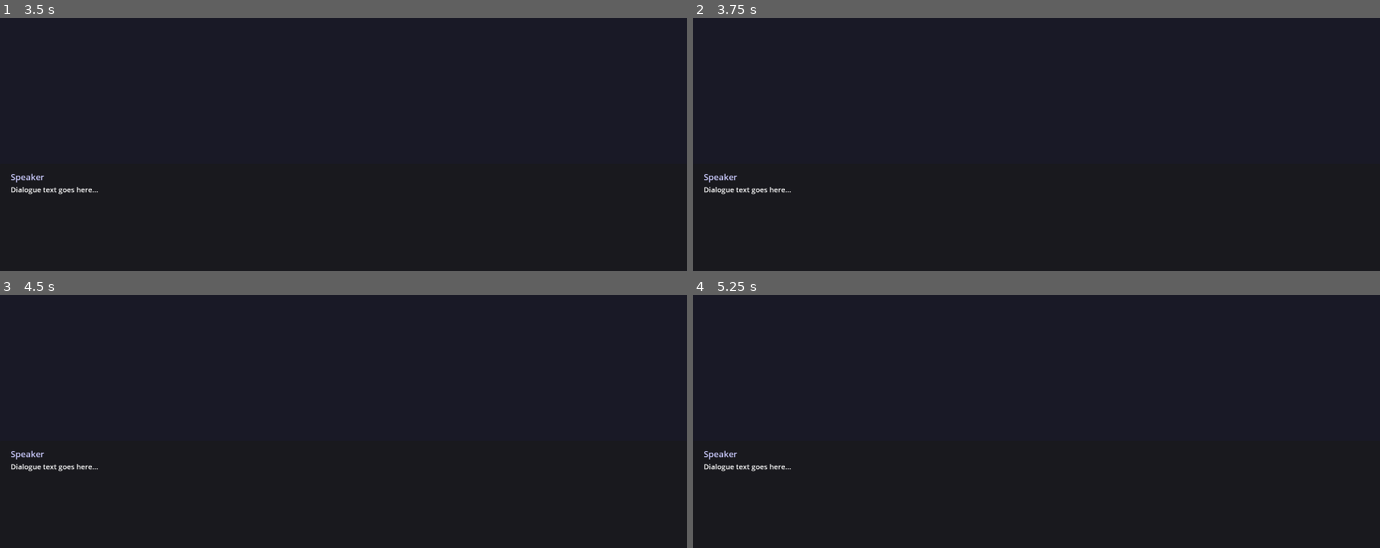
Above: before the commit, frames 1-4 (two rows, left to right).
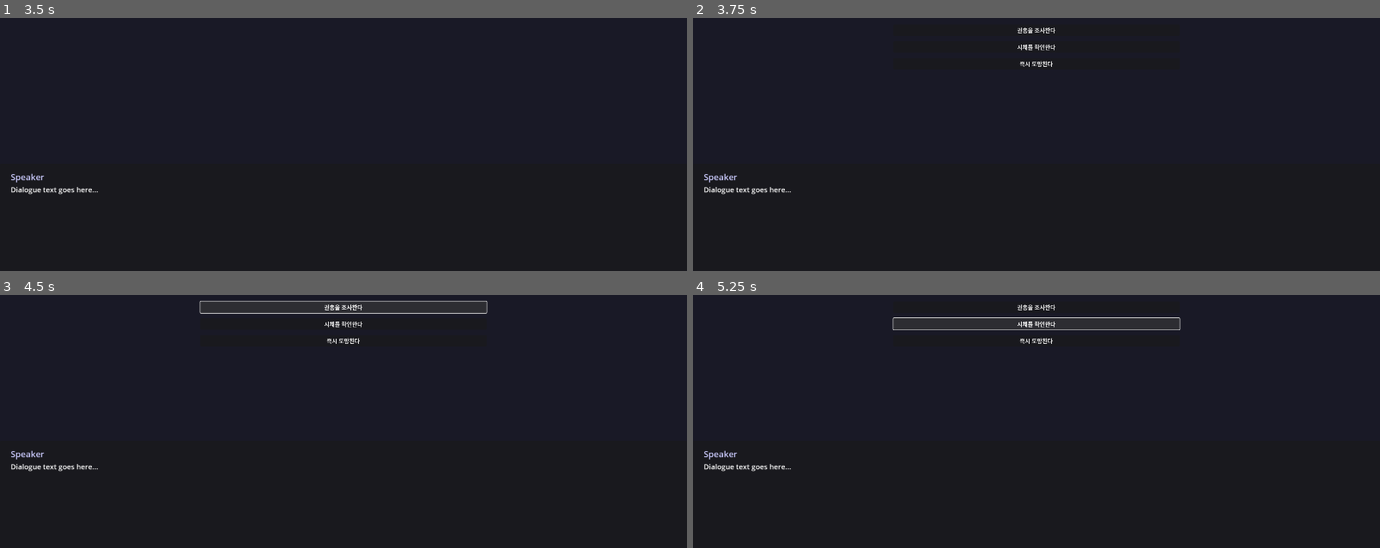
Above: after the commit, the same moments.

Repository: jaykop/memory-fragments
Game: Godot game, scene res://scenes/Main.tscn
Two runs of this game, one before a commit and one after it. Both use one fixed random seed, a clock stepped at 60 frames per second and the inputs below.
Inputs (mouse positions are in pixels of both pictures, inside the frame that each line leads up to):
- Up to frame 1 (3.5 s): tap Enter at 0.5, 0.6, 1.35, 2, 2.1, 2.85 s; tap Space at 0.77, 1.25, 1.52, 2.75, 3.02 s
- Up to frame 2 (3.75 s): tap Enter at 3.5, 3.6 s
- Up to frame 3 (4.5 s): tap Space at 3.77 s; click (343, 307) at 4.25 s, where only the run after the commit has a clickable "권총을 조사한다"
- Up to frame 4 (5.25 s): click (1036, 322) at 5 s, where only the run after the commit has a clickable "시체를 확인한다"

Frame 1 is identical in both runs. In frame 2, 0.2% of the frame differs, in the area x 47-53%, y 3-20%; in frame 3, 0.8%, in the area x 29-71%, y 2-20%; in frame 4, 0.5%.
Error before the commit: Parse Error: Identifier "GameManager" not declared in the current scope. (res://scripts/dialogue/DialogueSystem.gd:130)
Error after the commit: Invalid assignment of property or key 'visible_characters' with value of type 'int' on a base object of type 'null instance'. (res://scripts/dialogue/DialogueS…

Commit message:
Add GameManager autoload and input mapping

Diff:
--- a/project.godot
+++ b/project.godot
@@ -16,6 +16,10 @@
 config/features=PackedStringArray("4.3", "Forward Plus")
 config/icon="res://icon.svg"
 
+[autoload]
+
+GameManager="*res://scripts/core/GameManager.gd"
+
 [display]
 
 window/size/viewport_width=1920
@@ -23,6 +27,16 @@
 window/size/mode=2
 window/stretch/mode="viewport"
 
+[input]
+
+ui_accept={
+"deadzone": 0.5,
+"events": [Object(InputEventKey,"resource_local_to_scene":false,"resource_name":"","device":0,"window_id":0,"alt_pressed":false,"shift_pressed":false,"ctrl_pressed":false,"meta_pressed":false,"pressed":false,"keycode":0,"physical_keycode":4194309,"key_label":0,"unicode":0,"echo":false,"script":null)
+, Object(InputEventKey,"resource_local_to_scene":false,"resource_name":"","device":0,"window_id":0,"alt_pressed":false,"shift_pressed":false,"ctrl_pressed":false,"meta_pressed":false,"pressed":false,"keycode":0,"physical_keycode":32,"key_label":0,"unicode":0,"echo":false,"script":null)
+, Object(InputEventJoypadButton,"resource_local_to_scene":false,"resource_name":"","device":0,"button_index":0,"pressure":0.0,"pressed":false,"script":null)
+]
+}
+
 [rendering]
 
 renderer/rendering_method="forward_plus"
